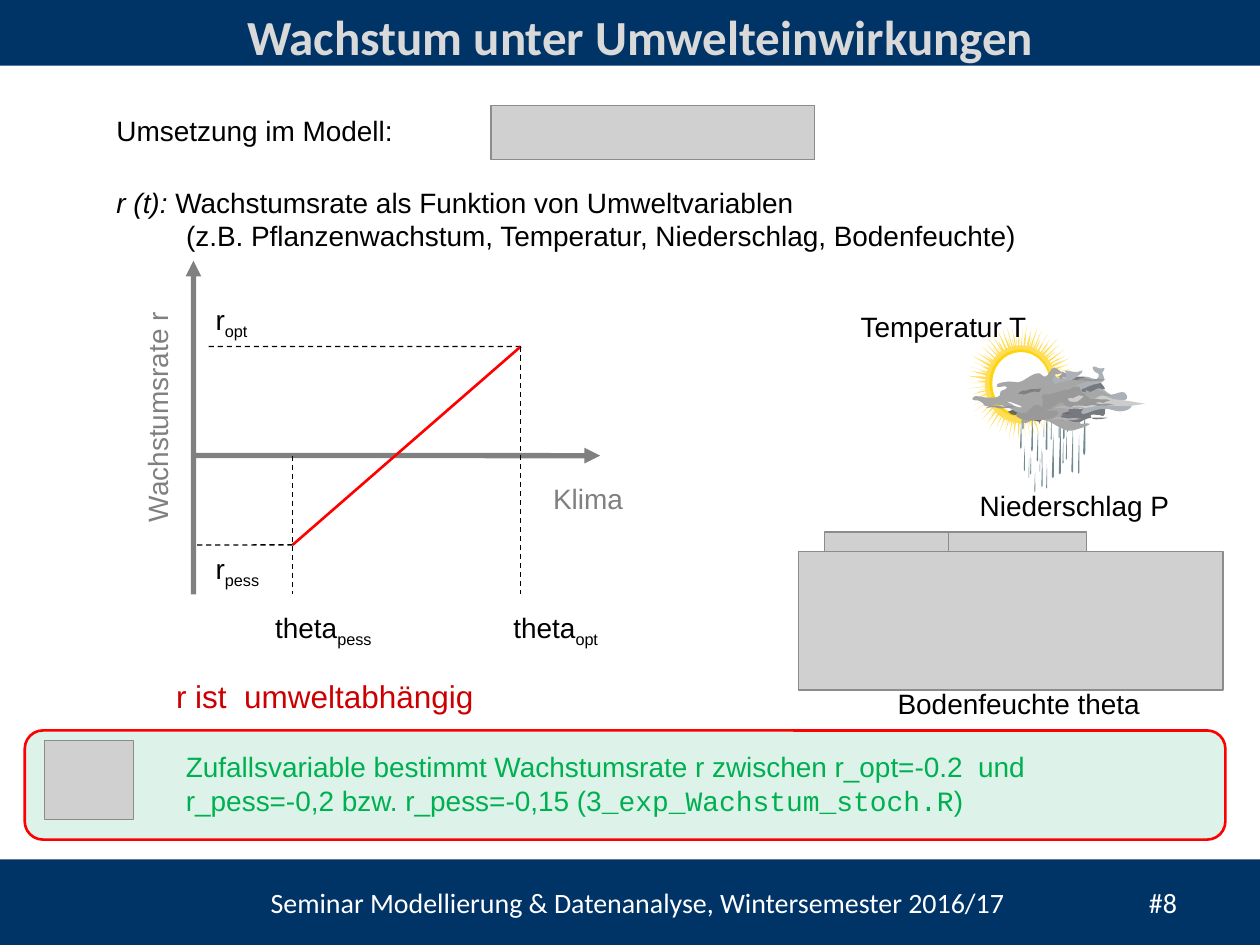
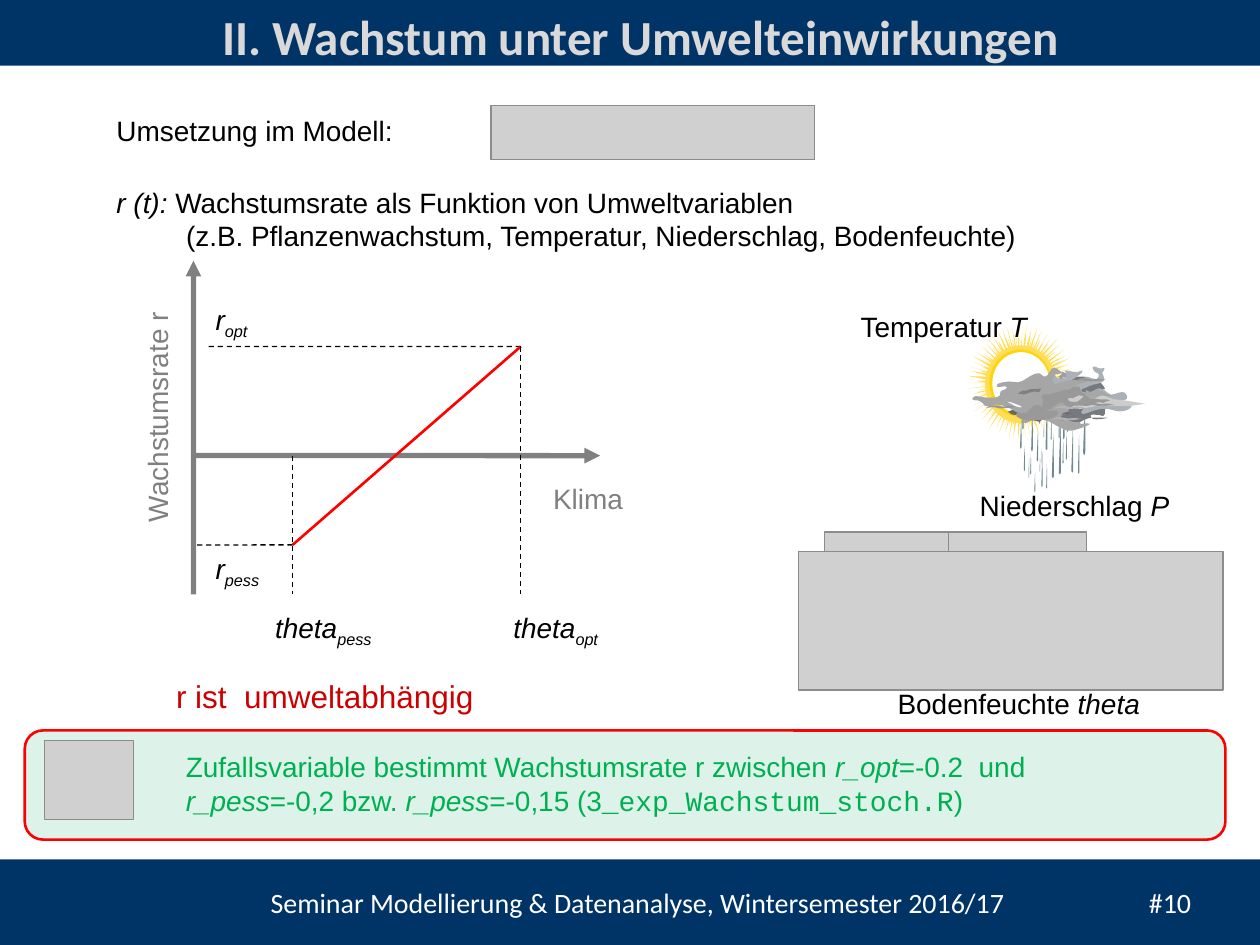
Before and after one commit to heistermann/Einf_Modellierung, a slide deck: slide 10 of Termin_2/Termin_5_Populationsmodelle.pptx (slide 8 before the commit). Drawn at 1260x945 pixels with LibreOffice and Linux fonts; fonts in the diff are those of the drawing; grey boxes stand for pictures; background and template pictures are left out. Boxes give left, top, right and bottom in pixels: in the first picture for what was removed or moved away, otherwise in the second. Text is boxed around its words. In the diff, an @@ line names an element or a change of style, - is before the commit and + after.

```diff
--- a/Termin_2/Termin_5_Populationsmodelle.pptx
+++ b/Termin_2/Termin_5_Populationsmodelle.pptx
@@ title at bbox=[222, 20, 1058, 67]: text changed @@
-Wachstum unter Umwelteinwirkungen
+II. Wachstum unter Umwelteinwirkungen
@@ text "Temperatur T" at bbox=[861, 317, 1027, 343]: italic on in "T" @@
@@ text "Niederschlag P" at bbox=[980, 495, 1170, 521]: italic on in "P" @@
@@ italic on in 4 elements at bbox=[203, 544, 277, 591], bbox=[203, 297, 263, 344], bbox=[263, 605, 392, 651], bbox=[501, 605, 616, 651] @@
@@ text "Bodenfeuchte theta" at bbox=[898, 693, 1140, 715]: italic on in "theta" @@
@@ text "Zufallsvariable bestimmt Wachstumsrate r zwischen ..." at bbox=[186, 756, 1026, 816]: italic on in "r_opt=-0.2", "r_pess=-0,2 r_pess=-0,15" @@
@@ text at bbox=[271, 893, 1191, 918]: text changed @@
-Seminar Modellierung & Datenanalyse, Wintersemester 2016/17 #8
+Seminar Modellierung & Datenanalyse, Wintersemester 2016/17 #10
```
Also in this commit, not shown: 6 other slides changed, 3 slides added, 1 slide removed, 2 other files.
